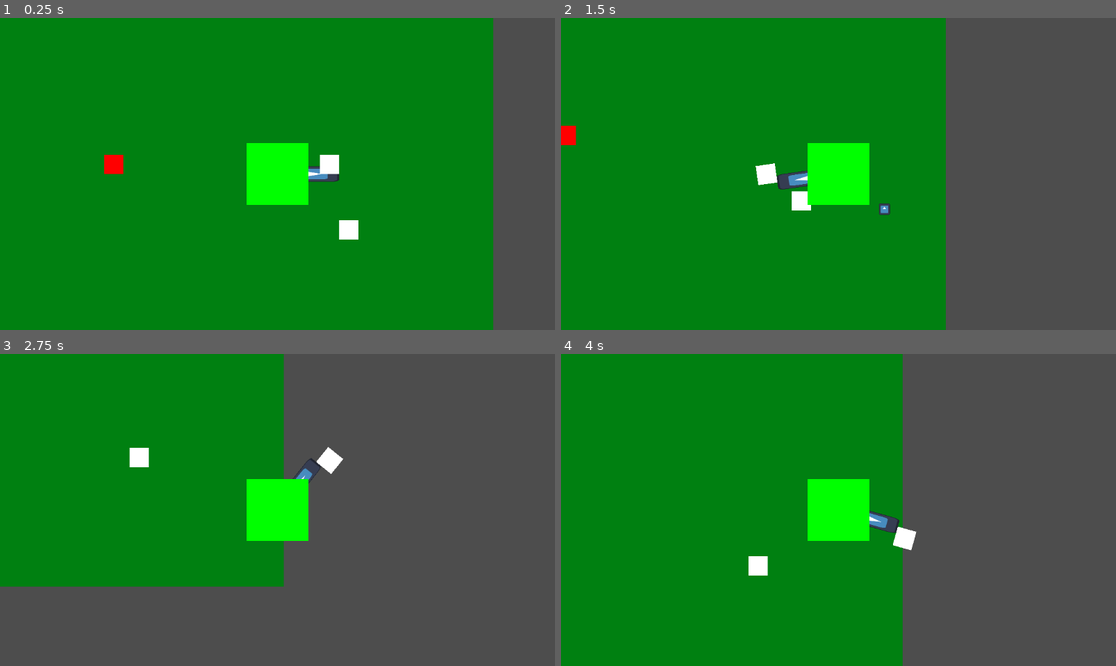
Above: before the commit, frames 1-4 (two rows, left to right).
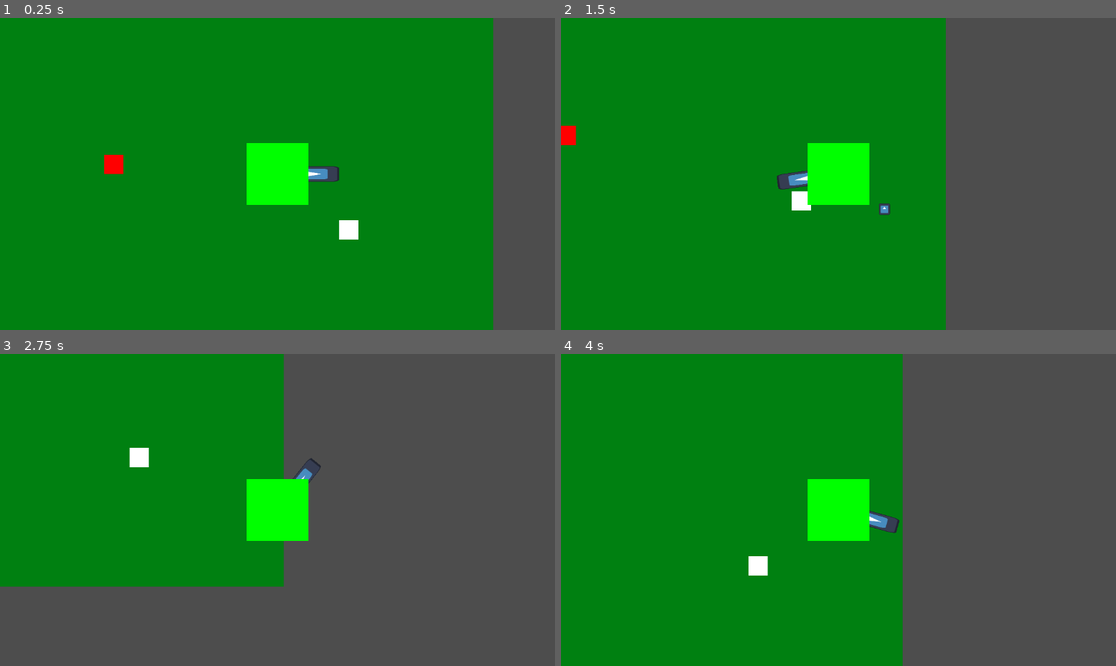
Above: after the commit, the same moments.

Repository: Hobbes-2/Duck-Hunter
Game: Godot game, scene res://Scenes/main.tscn
The game is run twice, just before and just after one commit, with the same random seed, the same clock (stepped at 60 frames per second) and the same inputs. The engine's default icon, where the game draws it, is replaced by a stand-in: a white triangle on a blue panel in a dark square.
Inputs (mouse positions are in pixels of both pictures, inside the frame that each line leads up to):
- Up to frame 1 (0.25 s): no input
- Up to frame 2 (1.5 s): tap Enter at 0.5 s; move the mouse to (960, 158) at 0.52 s; hold D (Right) 0.53-1.28 s; tap Space (Shoot) at 0.6, 1.35 s; move the mouse to (727, 189) at 1.27 s; hold S (Down) from 1.28 s (still down)
- Up to frame 3 (2.75 s): move the mouse to (333, 441) at 2.02 s; release S (Down) at 2.03 s; hold D (Right) from 2.03 s (still down); tap Space (Shoot) at 2.1 s
- Up to frame 4 (4 s): move the mouse to (810, 572) at 2.77 s; release D (Right) at 2.78 s; hold W (Up) 2.78-3.53 s; tap Space (Shoot) at 2.85, 3.6 s; move the mouse to (1005, 556) at 3.52 s; hold A (Left) from 3.53 s (still down)

The runs differ from the first frame. In frame 1, 0.2% of the frame differs, in the area x 57-62%, y 43-51%; in frame 2, 0.2%; in frame 3, 0.2%; in frame 4, 0.2%.

Commit message:
shooting 2 with ctrl s

Diff:
--- a/Scenes/enemy_1.tscn
+++ b/Scenes/enemy_1.tscn
@@ -1,6 +1,6 @@
 [gd_scene format=3 uid="uid://c1p7ya5t3acqq"]
 
-[ext_resource type="Script" uid="uid://dlps6x0snxvxw" path="res://Scripts/enemy_1.gd" id="1_jwqgc"]
+[ext_resource type="Script" uid="uid://dlps6x0snxvxw" path="res://scripts/enemy_1.gd" id="1_jwqgc"]
 
 [node name="Enemy1" type="CharacterBody2D" unique_id=792112215]
 script = ExtResource("1_jwqgc")
--- a/Scenes/player.tscn
+++ b/Scenes/player.tscn
@@ -20,10 +20,6 @@
 [node name="Hand" type="CharacterBody2D" parent="Arm" unique_id=1750588425]
 position = Vector2(128, 0)
 
-[node name="ColorRect" type="ColorRect" parent="Arm/Hand" unique_id=1068944695]
-offset_right = 40.0
-offset_bottom = 40.0
-
 [node name="CollisionShape2D" type="CollisionShape2D" parent="." unique_id=1629004851]
 shape = SubResource("RectangleShape2D_cvnsp")
 
